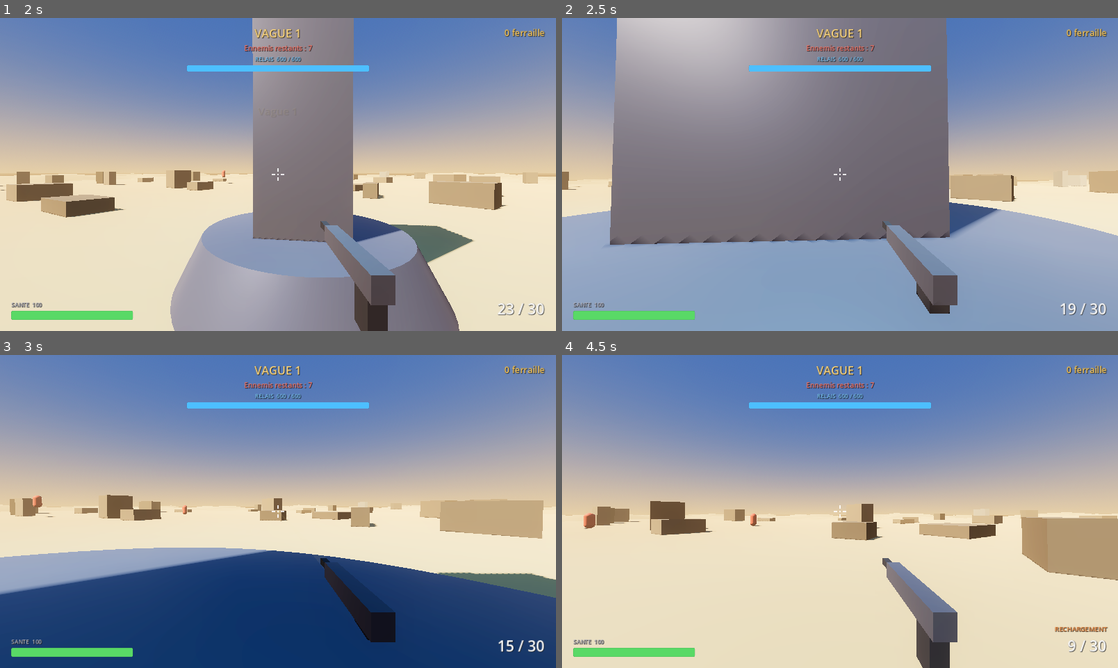
Above: before the commit, frames 1-4 (two rows, left to right).
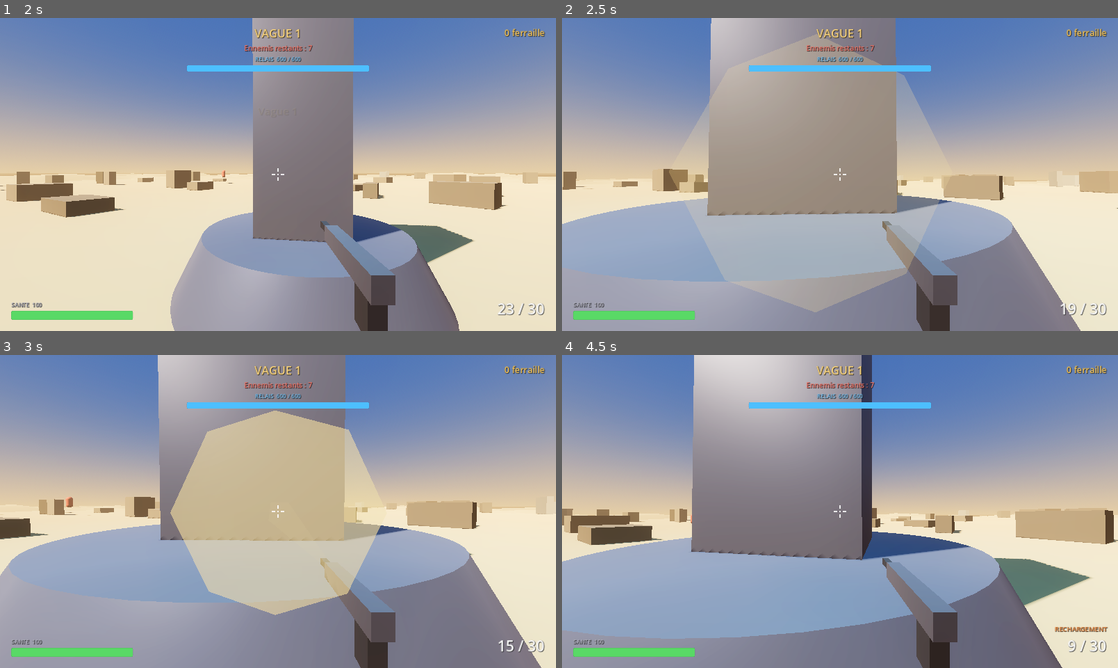
Above: after the commit, the same moments.

Repository: 100zb/tour-de-garde
Game: Godot game, scene res://scenes/main.tscn
Two runs of this game, one before a commit and one after it. Both use one fixed random seed, a clock stepped at 60 frames per second and the inputs below.
Inputs (mouse positions are in pixels of both pictures, inside the frame that each line leads up to):
- Up to frame 1 (2 s): tap Enter (restart) at 0.5 s; move the mouse to (305, 174) at 0.52 s; press the mouse at (305, 174) at 0.53 s; hold W (move_forward) from 0.53 s (still down); tap Space (jump) at 0.77, 1.52 s; move the mouse to (250, 174) at 1.27 s; release the mouse at (250, 174) at 1.28 s; tap Shift (sprint) at 1.35 s
- Up to frame 2 (2.5 s): keep holding W (move_forward); move the mouse to (851, 168) at 2.02 s; press the mouse at (851, 168) at 2.03 s
- Up to frame 3 (3 s): keep holding W (move_forward); move the mouse to (272, 517) at 2.77 s; release the mouse at (272, 517) at 2.78 s; tap Shift (sprint) at 2.85 s; click (272, 517) at 2.92 s
- Up to frame 4 (4.5 s): keep holding W (move_forward); tap Space (jump) at 3.02, 3.77 s; move the mouse to (878, 514) at 3.52 s; press the mouse at (878, 514) at 3.53 s; tap R (reload) at 4.15 s; move the mouse to (795, 508) at 4.27 s; release the mouse at (795, 508) at 4.28 s; tap Shift (sprint) at 4.35 s

Frame 1 is identical in both runs. In frame 2, 59% of the frame differs, in the area x 0-100%, y 0-100%; in frame 3, 58%; in frame 4, 56%.

Commit message:
Corrige le relais traversable (collision + navigation)
Ni le joueur ni les ennemis n'avaient la couche physique "relais" (8) dans
leur masque de collision, et le relais n'a jamais ete inclus au calcul du
maillage de navigation : on pouvait marcher au travers a pied, et les
zombies passaient dedans plutot que de l'attaquer aux limites prevues.

- player.tscn / enemy.tscn : collision_mask inclut desormais la couche
  relais (5->13, 7->15).
- main.tscn : Relay devient enfant de NavigationRegion3D pour que sa
  geometrie soit prise en compte au bake. Comme les chemins "parent=" du
  format .tscn sont relatifs a la racine de la scene (pas au noeud
  precedent), les enfants de Relay (RelayCollision, BaseMesh, TowerMesh,
  Core, CoreLight) ont du etre mis a jour vers NavigationRegion3D/Relay,
  sans quoi ils se seraient retrouves orphelins.
- main.gd : reference $NavigationRegion3D/Relay. Rien d'autre ne referencait
  $Relay (le reste passe par le groupe "relay", inchange).

Verifie avec un test physique direct (rapide, pas besoin du bake de
navigation) : des sondes avec les nouveaux masques foncent droit sur le
relais et s'arretent exactement au bord de son cylindre de collision
(rayon 3.0 + rayon de la sonde : 3.40 m et 3.45 m, coherence geometrique
exacte) ; les memes sondes avec les anciens masques traversent jusqu'au
centre (~0.02 m), confirmant a la fois le bug d'origine et que le test
mesure bien la bonne chose.

Co-Authored-By: Claude Sonnet 5 <noreply@anthropic.com>
Claude-Session: https://claude.ai/code/session_01JfH1K84Rym112DTN6enNAS

Diff:
--- a/scenes/enemy.tscn
+++ b/scenes/enemy.tscn
@@ -21,7 +21,7 @@
 
 [node name="Enemy" type="CharacterBody3D" groups=["enemies"]]
 collision_layer = 4
-collision_mask = 7
+collision_mask = 15
 script = ExtResource("1_enemy")
 
 [node name="Collision" type="CollisionShape3D" parent="."]
--- a/scenes/main.tscn
+++ b/scenes/main.tscn
@@ -100,32 +100,32 @@
 [node name="GroundCollision" type="CollisionShape3D" parent="NavigationRegion3D/Ground"]
 shape = SubResource("Shape_ground")
 
-[node name="Relay" type="StaticBody3D" parent="." groups=["relay"]]
+[node name="Relay" type="StaticBody3D" parent="NavigationRegion3D" groups=["relay"]]
 collision_layer = 8
 collision_mask = 0
 script = ExtResource("3_relay")
 
-[node name="RelayCollision" type="CollisionShape3D" parent="Relay"]
+[node name="RelayCollision" type="CollisionShape3D" parent="NavigationRegion3D/Relay"]
 transform = Transform3D(1, 0, 0, 0, 1, 0, 0, 0, 1, 0, 4.5, 0)
 shape = SubResource("Shape_relay")
 
-[node name="BaseMesh" type="MeshInstance3D" parent="Relay"]
+[node name="BaseMesh" type="MeshInstance3D" parent="NavigationRegion3D/Relay"]
 transform = Transform3D(1, 0, 0, 0, 1, 0, 0, 0, 1, 0, 0.6, 0)
 mesh = SubResource("Mesh_relay_base")
 material_override = SubResource("Mat_relay")
 
-[node name="TowerMesh" type="MeshInstance3D" parent="Relay"]
+[node name="TowerMesh" type="MeshInstance3D" parent="NavigationRegion3D/Relay"]
 transform = Transform3D(1, 0, 0, 0, 1, 0, 0, 0, 1, 0, 4.4, 0)
 mesh = SubResource("Mesh_relay_tower")
 material_override = SubResource("Mat_relay")
 
-[node name="Core" type="MeshInstance3D" parent="Relay"]
+[node name="Core" type="MeshInstance3D" parent="NavigationRegion3D/Relay"]
 transform = Transform3D(1, 0, 0, 0, 1, 0, 0, 0, 1, 0, 8.6, 0)
 mesh = SubResource("Mesh_relay_core")
 material_override = SubResource("Mat_core")
 cast_shadow = 0
 
-[node name="CoreLight" type="OmniLight3D" parent="Relay"]
+[node name="CoreLight" type="OmniLight3D" parent="NavigationRegion3D/Relay"]
 transform = Transform3D(1, 0, 0, 0, 1, 0, 0, 0, 1, 0, 8.6, 0)
 light_color = Color(0.4, 0.8, 1, 1)
 light_energy = 2.5
--- a/scenes/player.tscn
+++ b/scenes/player.tscn
@@ -26,7 +26,7 @@
 
 [node name="Player" type="CharacterBody3D" groups=["player"]]
 collision_layer = 2
-collision_mask = 5
+collision_mask = 13
 script = ExtResource("1_player")
 
 [node name="Collision" type="CollisionShape3D" parent="."]
--- a/scripts/main.gd
+++ b/scripts/main.gd
@@ -5,7 +5,7 @@
 const TURRET_SCENE := preload("res://scenes/turret.tscn")
 
 @onready var player: Player = $Player
-@onready var relay: Relay = $Relay
+@onready var relay: Relay = $NavigationRegion3D/Relay
 @onready var waves: WaveManager = $WaveManager
 @onready var hud: HUD = $HUD
 @onready var shop: Shop = $ShopLayer/Shop
